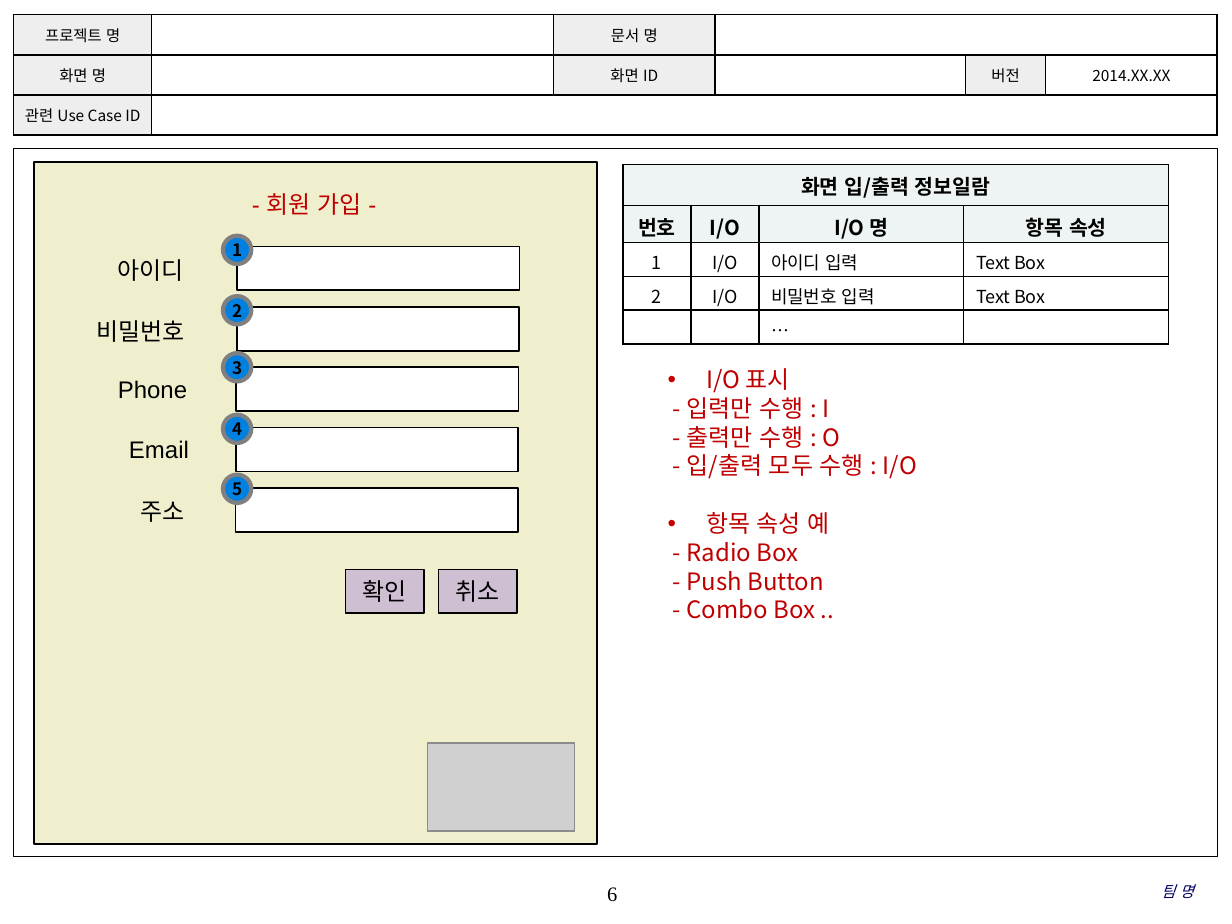
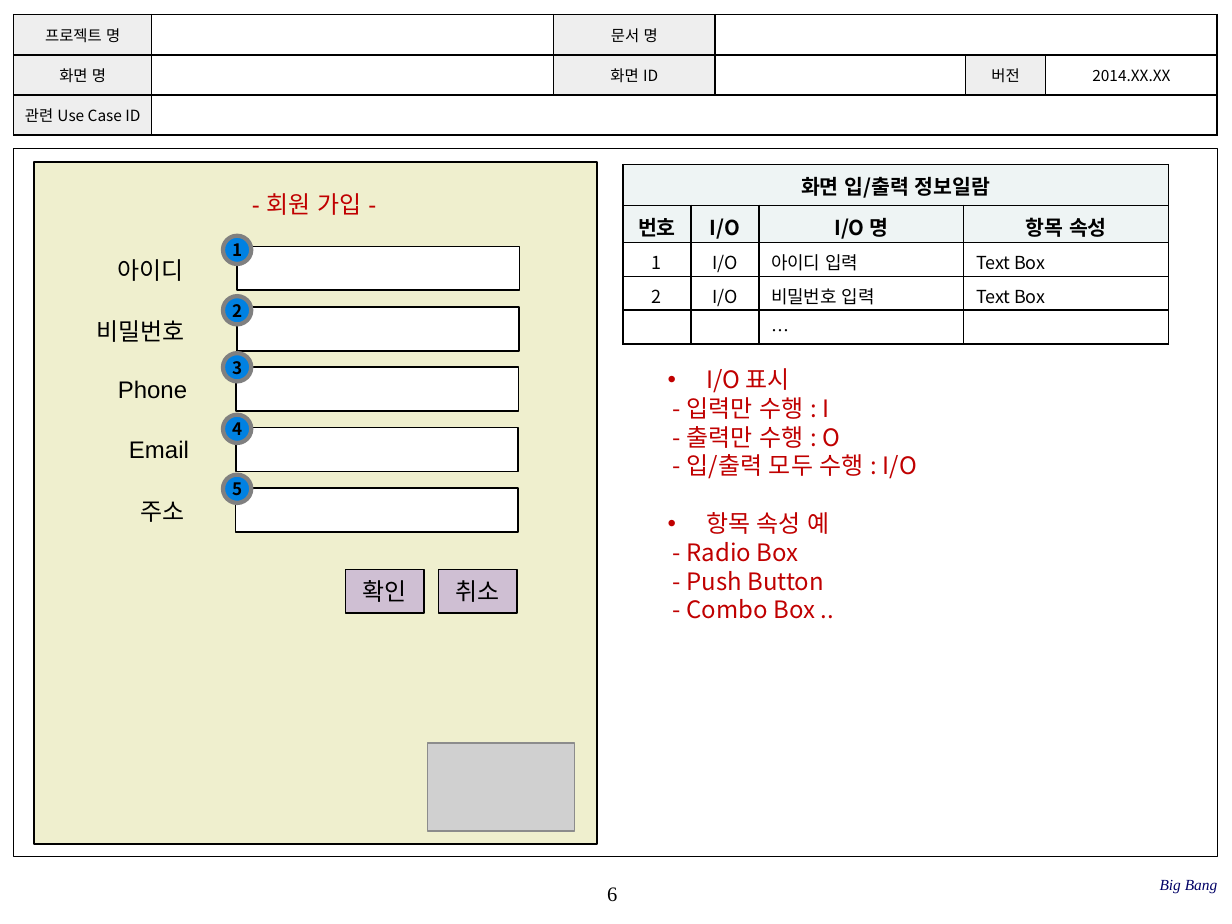
Before and after one commit to SE-admin/SE2017_1_bigbang, a slide deck: slide 6 of doc/3_ 설계서/UI Design Template.pptx. Drawn at 1232x924 pixels with LibreOffice and Linux fonts; fonts in the diff are those of the drawing; grey boxes stand for pictures; background and template pictures are left out. Boxes give left, top, right and bottom in pixels: in the first picture for what was removed or moved away, otherwise in the second. Text is boxed around its words. In the diff, an @@ line names an element or a change of style, - is before the commit and + after.

```diff
--- a/doc/3_ 설계서/UI Design Template.pptx
+++ b/doc/3_ 설계서/UI Design Template.pptx
@@ text added at [1160,880,1218,894], 9 pt, text #000066, italic @@
+Big Bang
@@ text removed at [1161,885,1194,898] @@
-팀 명
```
Also in this commit, not shown: 5 other slides changed, 8 slides added.
